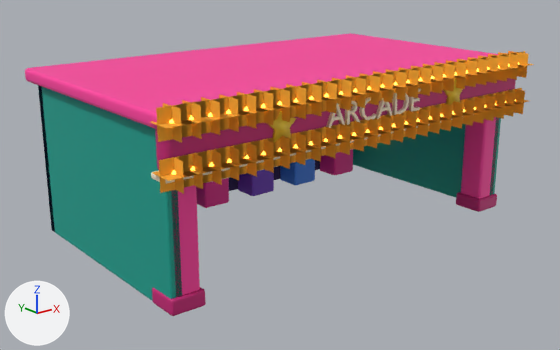
Before and after pictures for a commit that changed the glTF model art/models/arcade.glb.
Before and after are seen from a 50 mm lens placed at (-16.47, -20.47, 9.82), pointed at (-0.41, -0.4, 1.79). Every picture has the same lights, and +X, +Y and +Z are marked at lower left. The first picture is the older version. Vertices at exactly the same position are counted once.

Names of what the first picture shows: 'Arcade'.
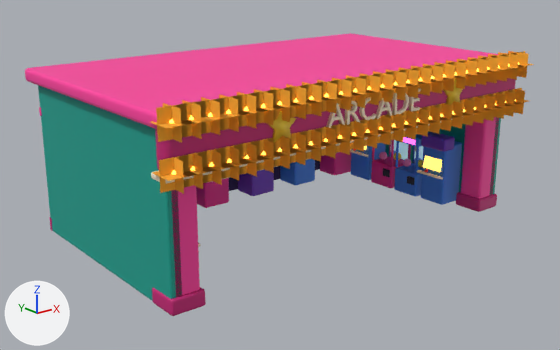
Boxes (x1, y1, x2, y2) around the edits, measured in the pictures (560 x 350 px):
part 1 of me_arcade, added
    after: (417, 170, 443, 180)
part 2 of me_arcade, added
    after: (350, 149, 368, 157)
part 3 of me_arcade, added (purple)
    after: (421, 132, 455, 152)
part 4 of me_arcade, added (blue)
    after: (421, 141, 462, 205)
part 5 of me_arcade, added
    after: (395, 141, 399, 167)
part 6 of me_arcade, added
    after: (415, 147, 419, 173)
part 7 of me_arcade, added (blue)
    after: (351, 143, 386, 180)
part 8 of me_arcade, built on (mostly hidden before)
    before: (38, 86, 320, 301)
    after: (38, 90, 442, 231)

The change, as a list of edits to the scene's bpy script:
```text
Change me_arcade:
    remove me_arcade.from_pydata(...)  # 4398 vertices, 7504 faces; spans x -7.42..7.42, y -4.86..4.3, z 0.0..5.82
    add me_arcade.from_pydata(...)  # 8904 vertices, 16168 faces; spans x -7.42..7.42, y -4.86..4.3, z 0.0..5.82
    me_arcade part 1: the loose piece of 56 vertices spanning x 4.9..5.9, y 2.18..2.62, z 0.99..1.21 is copied, and the copy is turned -90 degrees about the z axis through its middle, then moved by (0.0, -4.6, 0.0); it spans x 5.18..5.62, y -2.7..-1.7, z 0.99..1.21
    me_arcade part 2: the loose piece of 56 vertices spanning x 4.9..5.9, y 2.18..2.62, z 0.99..1.21 is copied, and the copy is turned -90 degrees about the z axis through its middle, then moved by (0.0, -0.7, 0.0); it spans x 5.18..5.62, y 1.2..2.2, z 0.99..1.21
    me_arcade part 3: the loose piece of 56 vertices spanning x 4.82..5.98, y 2.4..3.0, z 2.1..2.6 is copied, and the copy is turned -90 degrees about the z axis through its middle, then moved by (0.3, -4.9, 0.0); it spans x 5.4..6.0, y -2.78..-1.62, z 2.1..2.6
    me_arcade part 4: the loose piece of 56 vertices spanning x 4.85..5.95, y 2.5..3.5, z 0.0..2.3 is copied, and the copy is turned -90 degrees about the z axis through its middle, then moved by (0.6, -5.2, 0.0), in mat_blue (blue #3a7be0); it spans x 5.5..6.5, y -2.75..-1.65, z 0.0..2.3
    me_arcade part 5: the loose piece of 56 vertices spanning x 4.85..5.95, y 2.5..3.5, z 0.0..2.3 is copied, and the copy is multiplied about its middle by the matrix ((0.0, 0.064, 0.0), (-0.057, 0.0, 0.0), (0.0, 0.0, 0.469)), then moved by (0.1, -3.38, 0.35), in mat_blue (blue #3a7be0); it spans x 5.46..5.54, y -0.42..-0.34, z 0.97..2.03
    me_arcade part 6: the loose piece of 56 vertices spanning x 4.85..5.95, y 2.5..3.5, z 0.0..2.3 is copied, and the copy is multiplied about its middle by the matrix ((0.0, 0.064, 0.0), (-0.057, 0.0, 0.0), (0.0, 0.0, 0.469)), then moved by (0.1, -4.42, 0.35), in mat_blue (blue #3a7be0); it spans x 5.46..5.54, y -1.46..-1.38, z 0.97..2.03
    me_arcade part 7: the loose piece of 56 vertices spanning x 4.85..5.95, y 2.5..3.5, z 0.0..2.3 is copied, and the copy is turned -90 degrees about the z axis through its middle, then moved by (0.6, -1.3, 0.0), in mat_blue (blue #3a7be0); it spans x 5.5..6.5, y 1.15..2.25, z 0.0..2.3
    me_arcade part 8: 40 vertices removed from x -7.0..7.0, y 3.6..3.98, z 0.0..5.2; 3000 vertices added at x -7.02..7.02, y -3.4..4.02, z 0.0..5.2
    other edits to the shape of me_arcade do not show in these pictures
    add me_arcade.materials.append(mat_clawglass)  # cyan #bfefff, glowing cyan #7695a0
    add me_arcade.materials.append(mat_dark)  # dark blue #1c1830
    add me_arcade.materials.append(mat_greylight)  # light grey #c9c6d2
    add me_arcade.materials.append(mat_pinklight)  # pink #ff86c4
    add me_arcade.materials.append(mat_bluelight)  # blue #7fb4f5
    add me_arcade.materials.append(mat_neonpink)  # pink #ff5cc0, glowing pink #ff5cc0
    add me_arcade.materials.append(mat_neoncyan)  # cyan #33f0ff, glowing cyan #33f0ff
```
